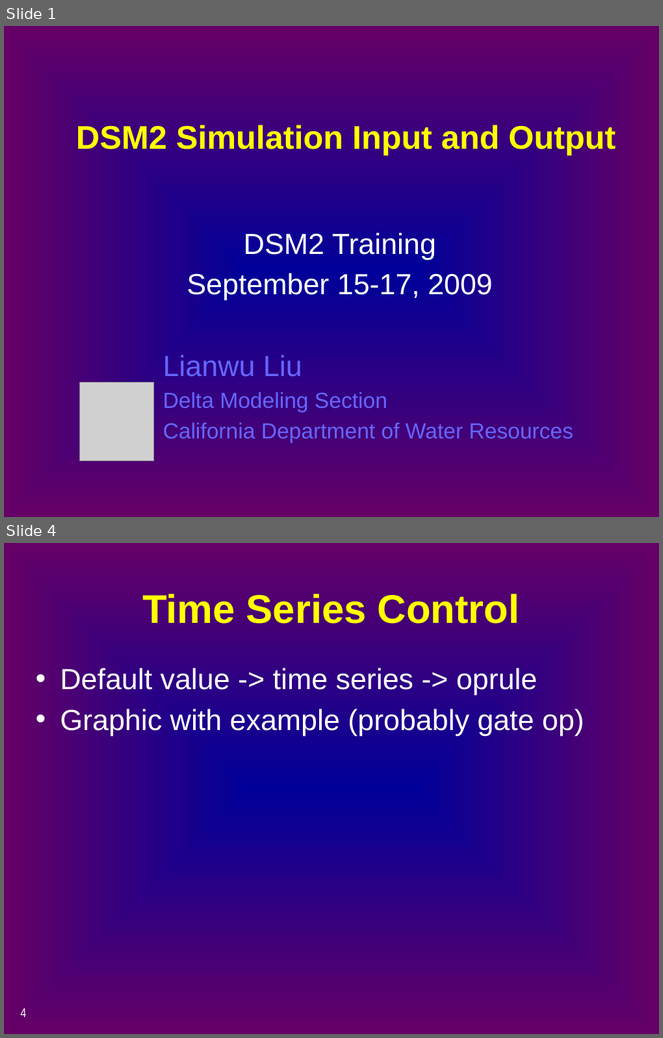
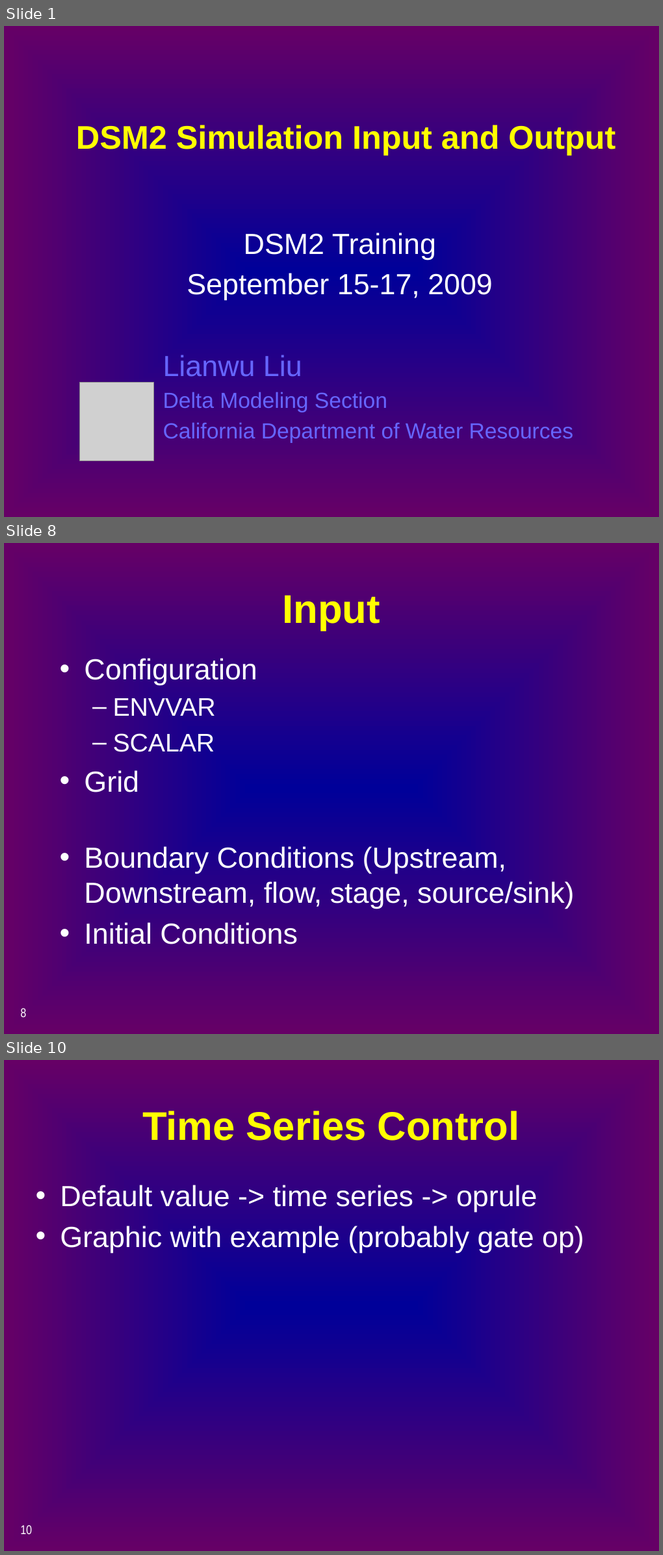
Before and after one commit to CADWRDeltaModeling/dsm2, a slide deck: dsm2/presentations/p4_simulation_data.pptx. Shown one above the other, each under a label of ours: slides 1 and 4 before the commit, slides 1, 8 and 10 after it; the slides between them are not shown. The pictures are 663x1038 and 663x1555 pixels, drawn with LibreOffice and Linux fonts; fonts in the diff are those of the drawing; grey boxes stand for pictures. Boxes give left, top, right and bottom in pixels: in the first picture for what was removed or moved away, otherwise in the second. Text is boxed around its words. In the diff, an @@ line names an element or a change of style, - is before the commit and + after.

```diff
--- a/dsm2/presentations/p4_simulation_data.pptx
+++ b/dsm2/presentations/p4_simulation_data.pptx
@@ slide 8 added at <box>4,543,659,1034</box>, background gradient #000099 to #660066 @@
@@ title added at <box>283,595,380,631</box>, 44 pt, text #FFFF00, bold @@
+Input
@@ text added at <box>84,658,574,945</box>, 32 pt, text #FFFFFF @@
+• Configuration
+  – ENVVAR
+  – SCALAR
+• Grid
+• Boundary Conditions (Upstream, Downstream, flow, stage, source/sink)
+• Initial Conditions
@@ page number added at <box>20,1008,26,1018</box>, 14 pt, text #FFFFFF @@
+8
@@ what was slide 4 is now slide 10 @@
@@ page number at <box>20,1525,32,1535</box>: text changed @@
-4
+10
```
Also in this commit, not shown: 7 slides changed, 6 other slides added.
